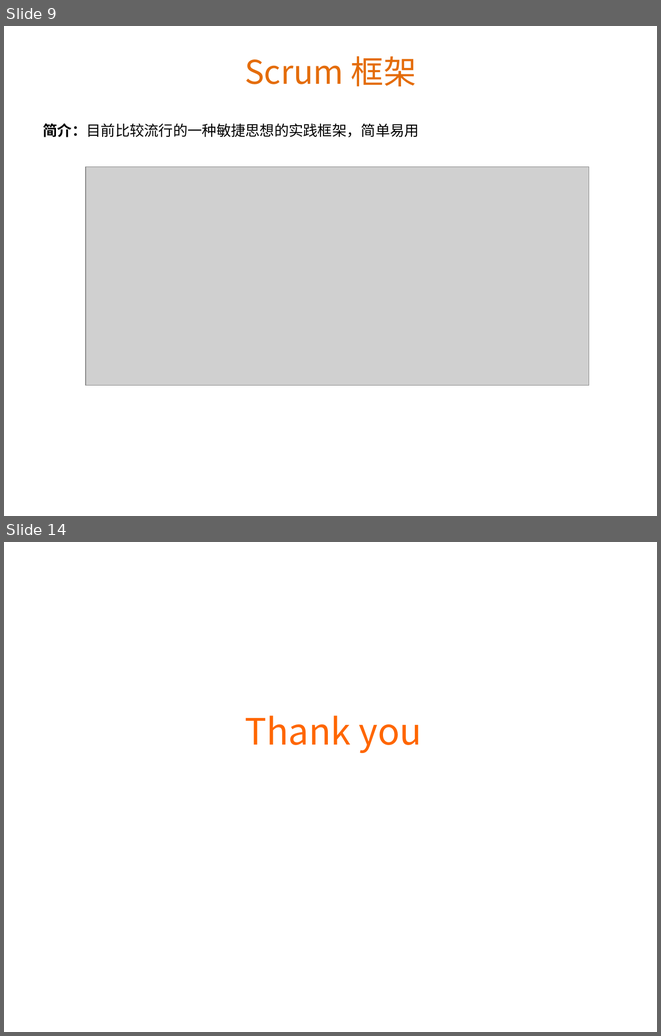
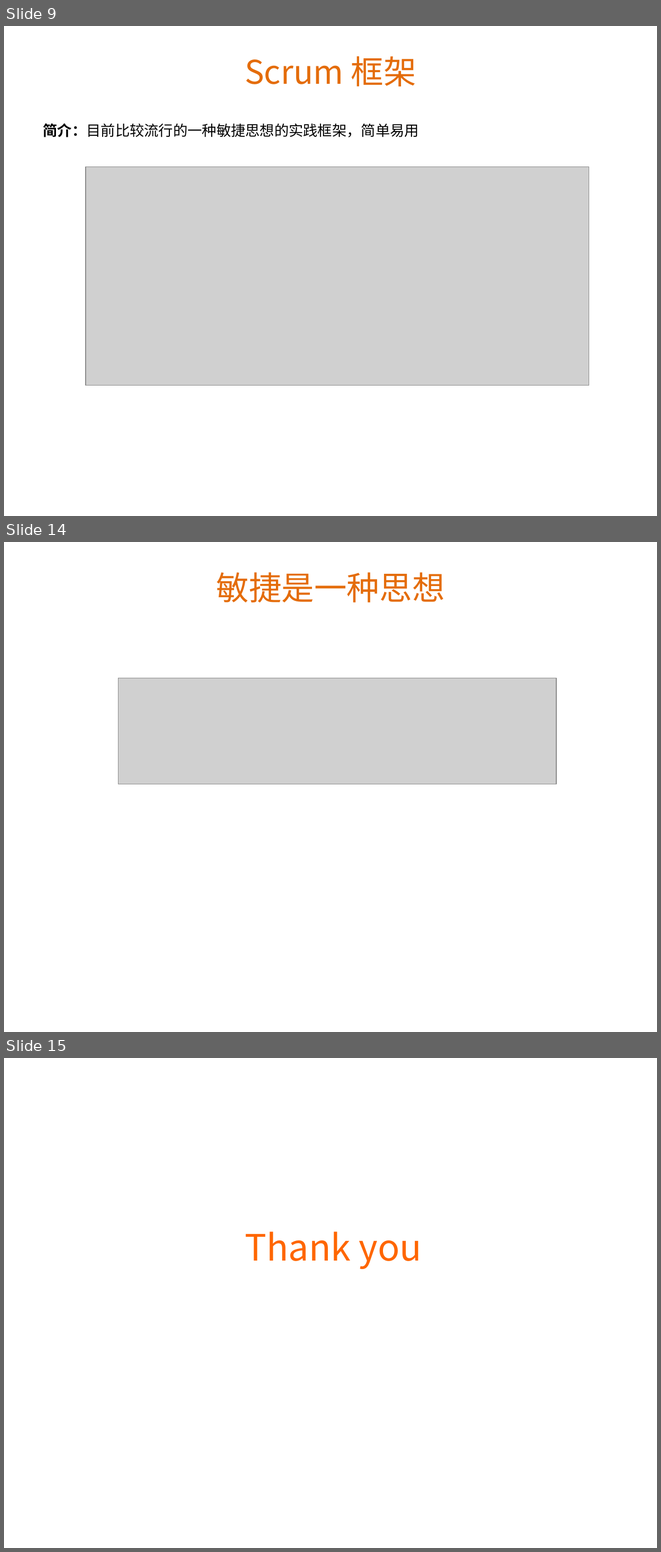
Before and after one commit to Benguan/document, a slide deck: 上大培训：scrum和vs2012 部分.pptx. Shown one above the other, each under a label of ours: slides 9 and 14 before the commit, slides 9, 14 and 15 after it; the slides between them are not shown. The pictures are 661x1036 and 661x1552 pixels, drawn with LibreOffice and Linux fonts; fonts in the diff are those of the drawing; grey boxes stand for pictures; background and template pictures are left out. Boxes give left, top, right and bottom in pixels: in the first picture for what was removed or moved away, otherwise in the second. Text is boxed around its words. In the diff, an @@ line names an element or a change of style, - is before the commit and + after.

```diff
--- a/上大培训：scrum和vs2012 部分.pptx
+++ b/上大培训：scrum和vs2012 部分.pptx
@@ slide 14 added at box(4, 542, 657, 1032), background picture (left out) @@
@@ title added at box(216, 572, 444, 602), 36 pt, text #E46C0A @@
+敏捷是一种思想
@@ picture added at box(118, 678, 556, 784) @@
@@ what was slide 14 is now slide 15 @@
```
Also in this commit, not shown: 2 slides changed, 2 other slides added, 2 slides removed.
